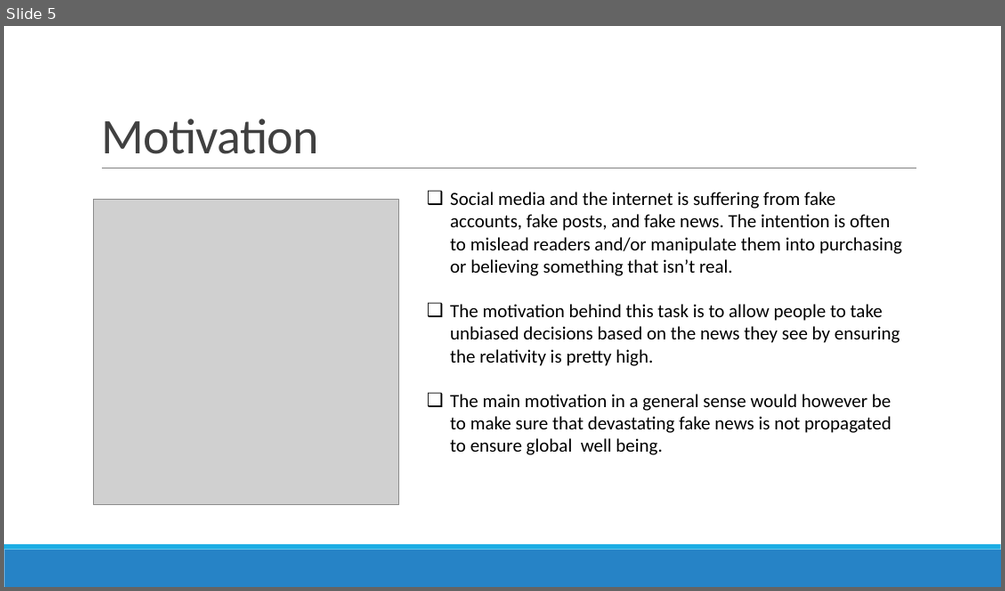
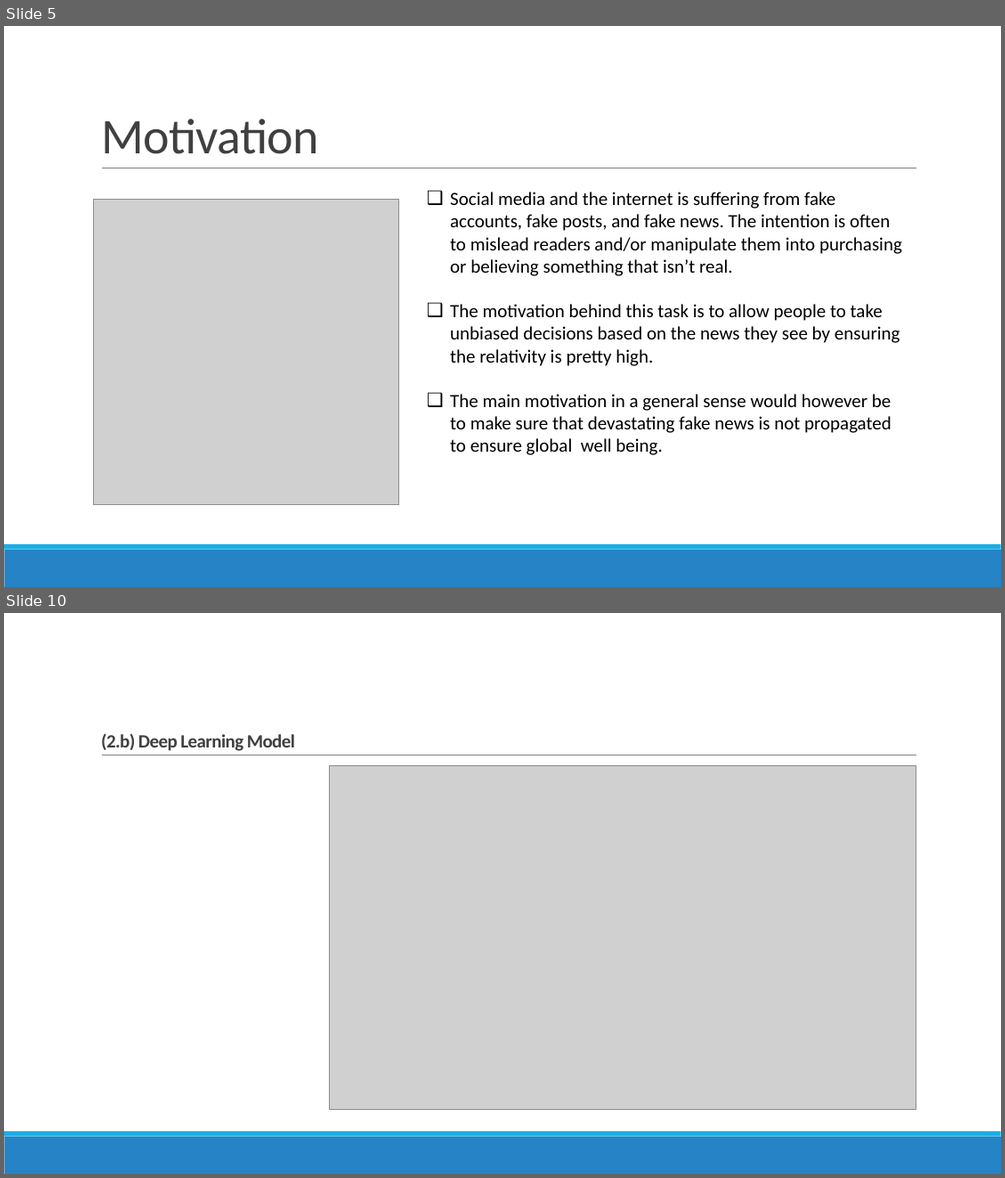
Before and after one commit to amansh45/fnc, a slide deck: SMAIPro.pptx. Shown one above the other, each under a label of ours: slide 5 before the commit, slides 5 and 10 after it; the slides between them are not shown. The pictures are 1005x591 and 1005x1178 pixels, drawn with LibreOffice and Linux fonts; fonts in the diff are those of the drawing; grey boxes stand for pictures. Boxes give left, top, right and bottom in pixels: in the first picture for what was removed or moved away, otherwise in the second. Text is boxed around its words. In the diff, an @@ line names an element or a change of style, - is before the commit and + after.

```diff
--- a/SMAIPro.pptx
+++ b/SMAIPro.pptx
@@ slide 10 added at (4, 613, 1001, 1174), background #FFFFFF; not listed: 3 template elements that a slide beside it also shows @@
@@ title added at (101, 733, 295, 751), 18 pt, text #404040, bold @@
+(2.b) Deep Learning Model
@@ picture added at (329, 765, 916, 1110) @@
```
Also in this commit, not shown: 2 slides changed, 12 other slides added, 4 slides removed.
